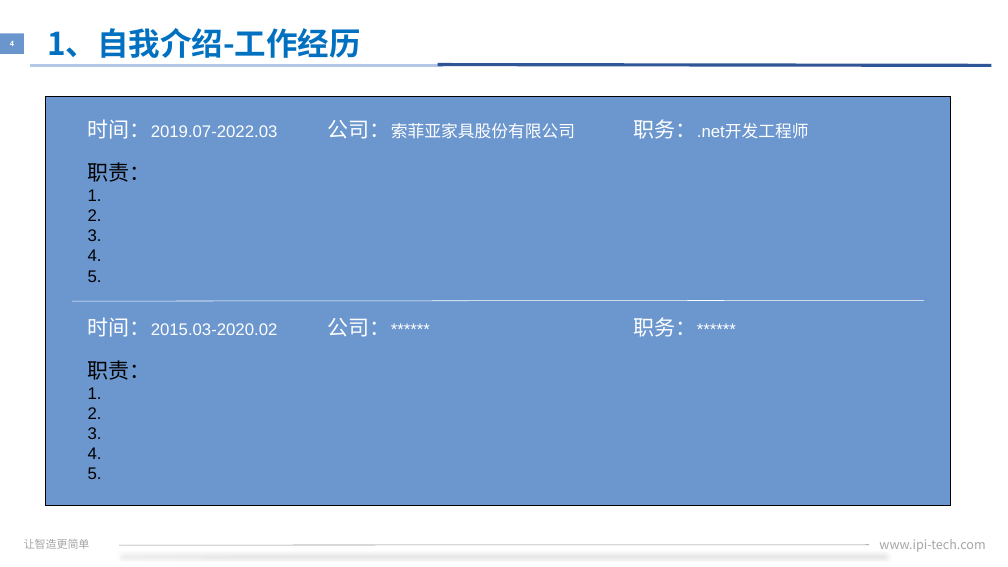
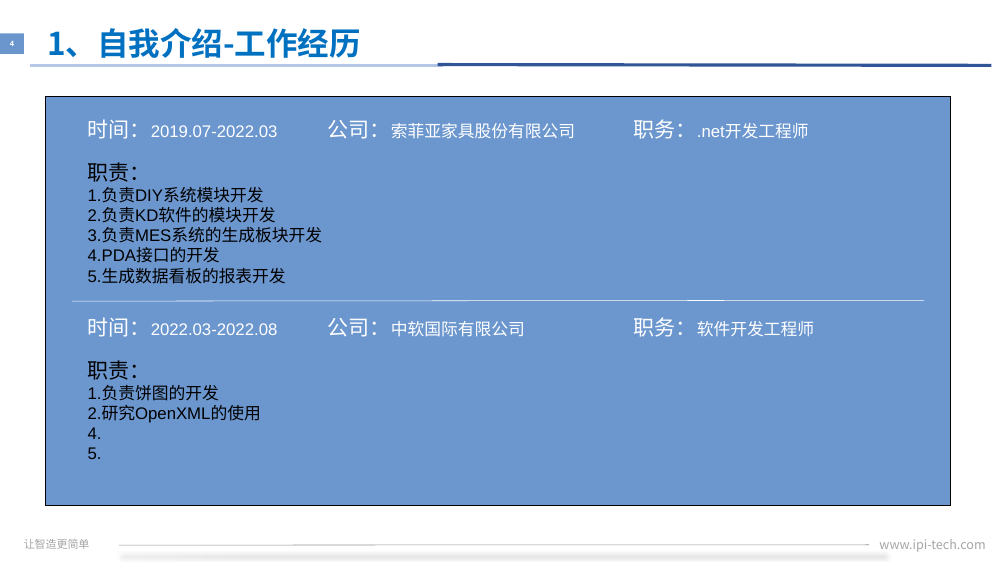
Before and after one commit to xiaozixiang/DocMent, a slide deck: slide 4 of IPI-HR-30-07A转正述职报告.pptx. Drawn at 1008x567 pixels with LibreOffice and Linux fonts; fonts in the diff are those of the drawing; background and template pictures are left out. Boxes give left, top, right and bottom in pixels: in the first picture for what was removed or moved away, otherwise in the second. Text is boxed around its words. In the diff, an @@ line names an element or a change of style, - is before the commit and + after.

```diff
--- a/IPI-HR-30-07A转正述职报告.pptx
+++ b/IPI-HR-30-07A转正述职报告.pptx
@@ text at (x1=88, y1=187, x2=322, y2=284): text changed @@
-1.
-2.
-3.
-4.
-5.
+1.负责DIY系统模块开发
+2.负责KD软件的模块开发
+3.负责MES系统的生成板块开发
+4.PDA接口的开发
+5.生成数据看板的报表开发
@@ text at (x1=88, y1=317, x2=278, y2=337): text changed @@
-时间：2015.03-2020.02
+时间：2022.03-2022.08
@@ text at (x1=328, y1=318, x2=525, y2=337): text changed @@
-公司：******
+公司：中软国际有限公司
@@ text at (x1=634, y1=317, x2=814, y2=337): text changed @@
-职务：******
+职务：软件开发工程师
@@ text at (x1=88, y1=385, x2=261, y2=423): text changed @@
-1.
-2.
-3.
+1.负责饼图的开发
+2.研究OpenXML的使用
```
Also in this commit, not shown: 2 other slides changed, 12 slides added.
